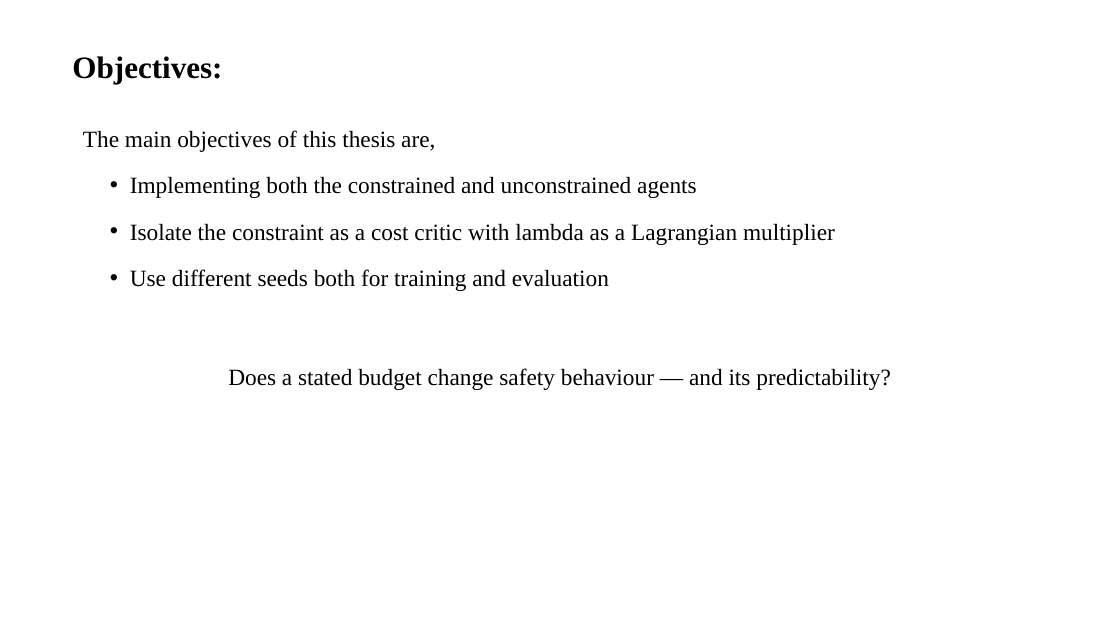
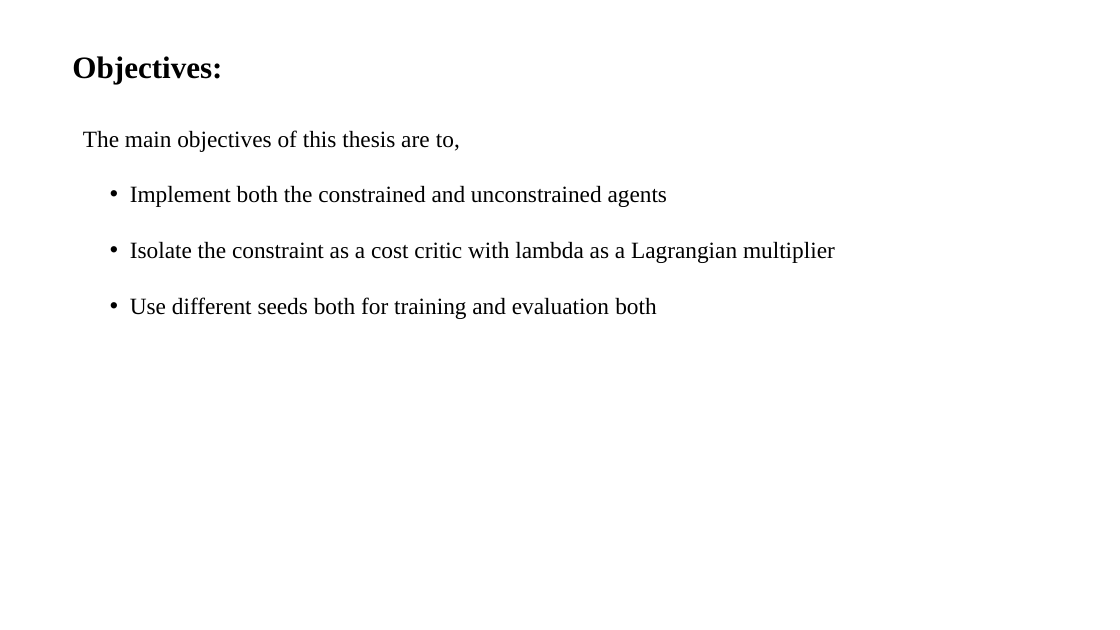
Before and after one commit to abdurRabbi23/ur5-safe-rl-thesis, a slide deck: slide 6 of Thesis_Documentation/Presentaion_slides/main_slide.pptx. Drawn at 1120x630 pixels with LibreOffice and Linux fonts; fonts in the diff are those of the drawing. Boxes give left, top, right and bottom in pixels: in the first picture for what was removed or moved away, otherwise in the second. Text is boxed around its words. In the diff, an @@ line names an element or a change of style, - is before the commit and + after.

Commit message:
07-08-26: Edited in the main_slides

```diff
--- a/Thesis_Documentation/Presentaion_slides/main_slide.pptx
+++ b/Thesis_Documentation/Presentaion_slides/main_slide.pptx
@@ text at (x1=83, y1=130, x2=460, y2=152): text changed @@
-The main objectives of this thesis are,
+The main objectives of this thesis are to,
@@ text at (x1=130, y1=185, x2=668, y2=207): text changed @@
-    • Implementing both the constrained and unconstrained agents
+    • Implement both the constrained and unconstrained agents
@@ text at (x1=130, y1=241, x2=835, y2=263): line spacing 60pt to 2 @@
@@ text at (x1=130, y1=297, x2=656, y2=319): text changed @@
-    • Use different seeds both for training and evaluation
+    • Use different seeds both for training and evaluation both
@@ text removed at (x1=228, y1=368, x2=891, y2=390) @@
-Does a stated budget change safety behaviour — and its predictability?
```
Also in this commit, not shown: 8 other slides changed, 1 other file.
